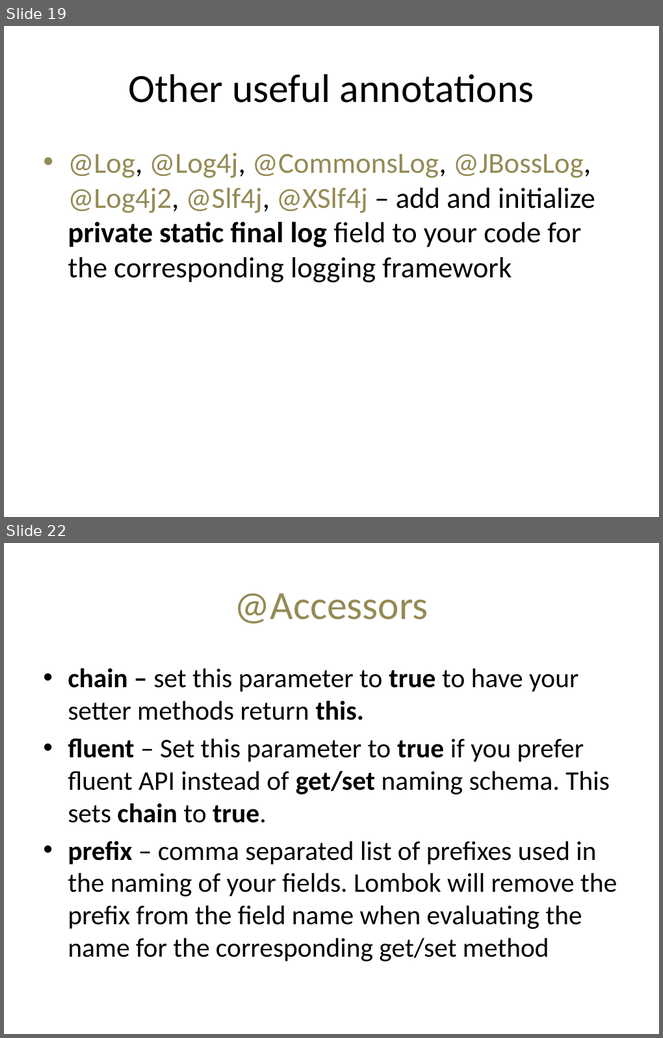
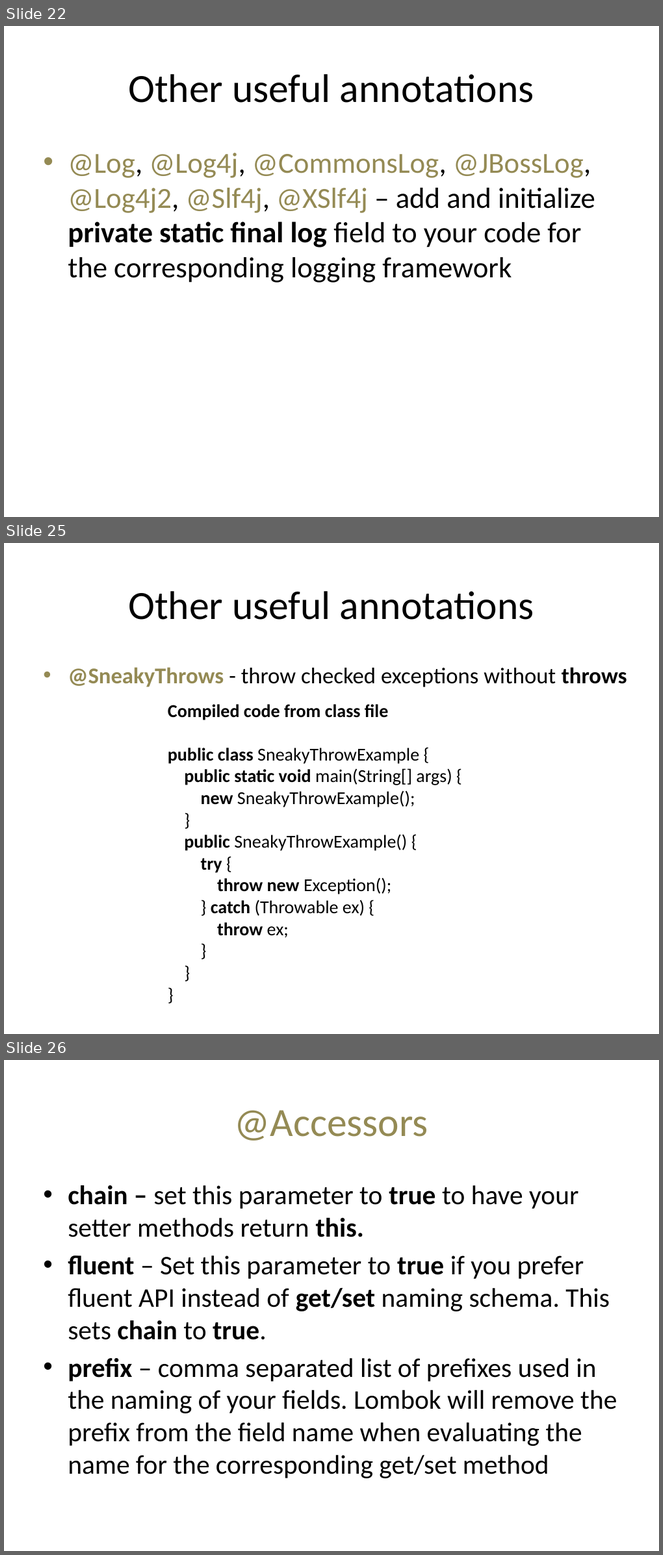
Before and after one commit to doychin/java2days, a slide deck: Making our day job easy.pptx. Shown one above the other, each under a label of ours: slides 19 and 22 before the commit, slides 22, 25 and 26 after it; the slides between them are not shown. The pictures are 663x1038 and 663x1555 pixels, drawn with LibreOffice and Linux fonts; fonts in the diff are those of the drawing; background and template pictures are left out. Boxes give left, top, right and bottom in pixels: in the first picture for what was removed or moved away, otherwise in the second. Text is boxed around its words. In the diff, an @@ line names an element or a change of style, - is before the commit and + after.

Commit message:
Update presentation and cleanup example files.

```diff
--- a/Making our day job easy.pptx
+++ b/Making our day job easy.pptx
@@ slide 25 added at (4,543,659,1034), background #FFFFFF @@
@@ title added at (128,591,534,620), 44 pt, text #000000 @@
+Other useful annotations
@@ text added at (68,667,627,687), 24.8 pt, text #000000 @@
+• @SneakyThrows - throw checked exceptions without throws
@@ text added at (168,704,452,938), 20 pt, text #000000 @@
+Compiled code from class file
+public class SneakyThrowExample {
+public static void main(String[] args) {
+new SneakyThrowExample();
+}
+public SneakyThrowExample() {
+try {
+throw new Exception();
+} catch (Throwable ex) {
+throw ex;
+}
+}
+}
@@ what was slide 19 is now slide 22 @@
@@ what was slide 22 is now slide 26 @@
```
Also in this commit, not shown: 6 slides changed, 3 other slides added, 3 other files.
